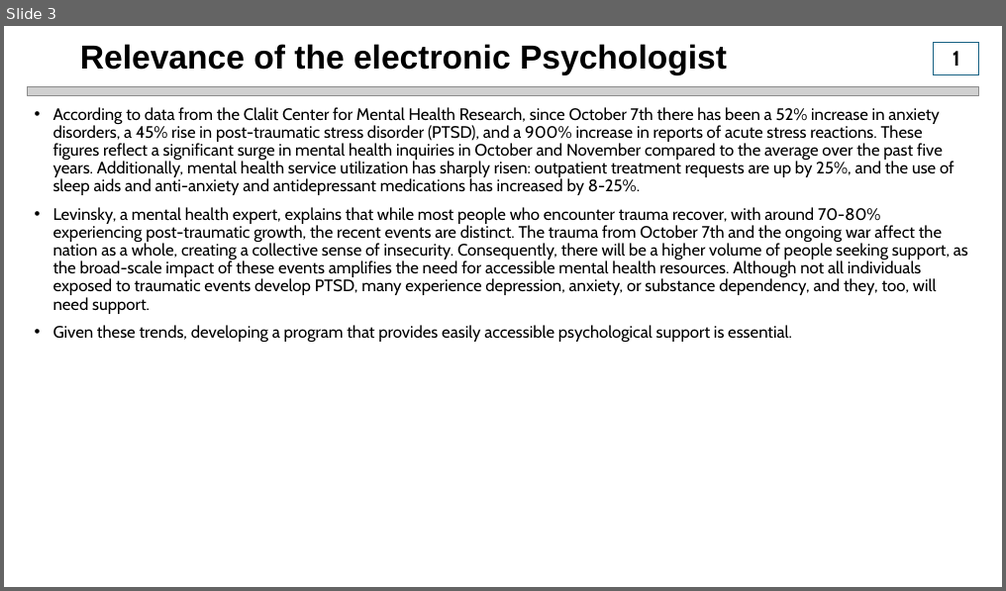
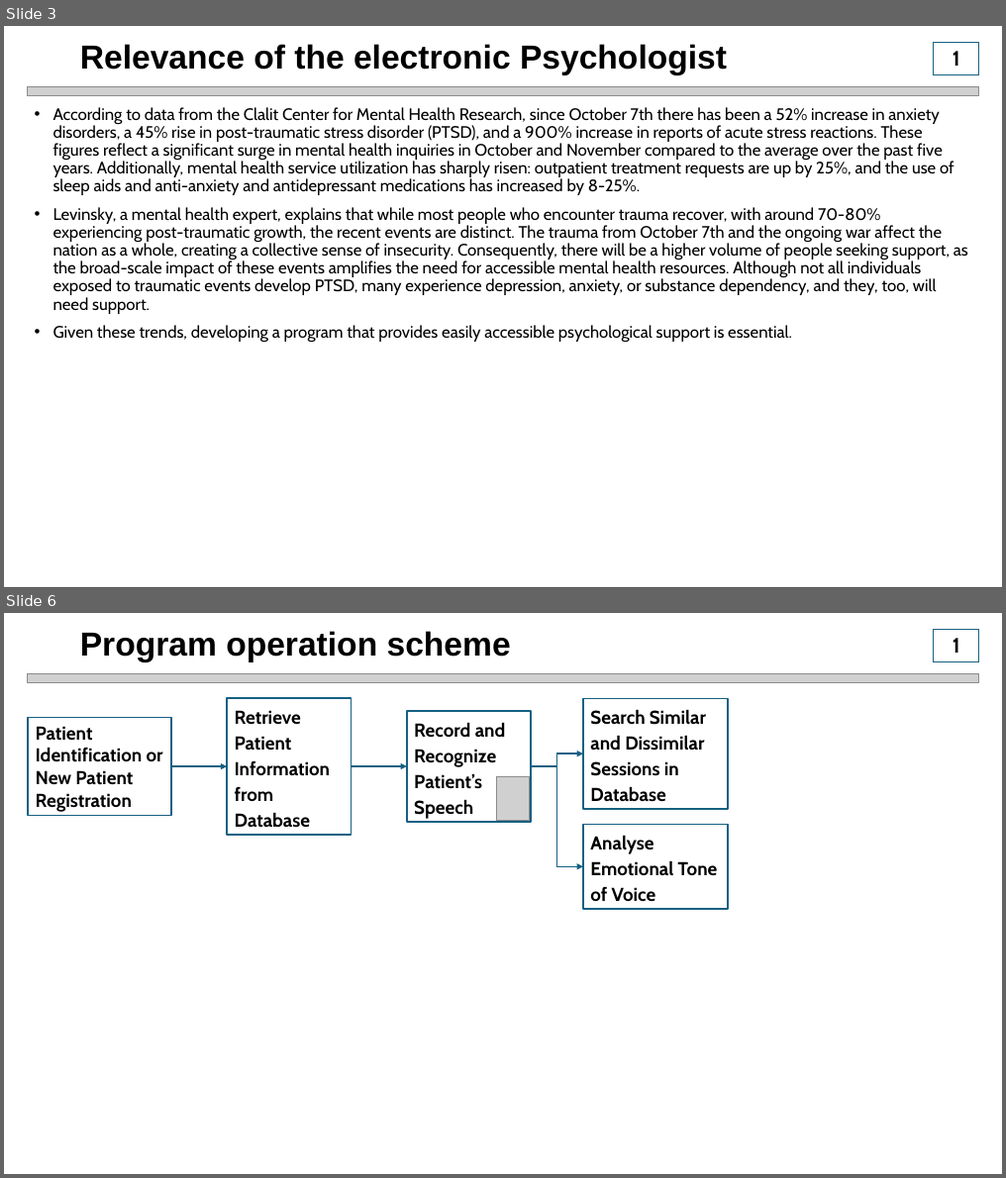
Before and after one commit to IlyaZutler/Project_4-Psychologist_IA, a slide deck: Presentation2.pptx. Shown one above the other, each under a label of ours: slide 3 before the commit, slides 3 and 6 after it; the slides between them are not shown. The pictures are 1006x591 and 1006x1178 pixels, drawn with LibreOffice and Linux fonts; fonts in the diff are those of the drawing; grey boxes stand for pictures. Boxes give left, top, right and bottom in pixels: in the first picture for what was removed or moved away, otherwise in the second. Text is boxed around its words. In the diff, an @@ line names an element or a change of style, - is before the commit and + after.

```diff
--- a/Presentation2.pptx
+++ b/Presentation2.pptx
@@ slide 6 added at (4,613,1002,1174), background #FFFFFF @@
@@ title added at (80,631,511,663), 32 pt, text #000000, bold @@
+Program operation scheme
@@ rectangle added at (934,629,979,662), outline #156082 0.75 pt, 20 pt, text #000000, bold @@
+1
@@ picture added at (27,673,979,683) @@
@@ rectangle added at (227,698,351,836), outline #156082 1.5 pt, 18 pt, text #000000, bold @@
+Retrieve Patient Information from Database
@@ rectangle added at (583,698,729,809), outline #156082 1.5 pt, 18 pt, text #000000, bold @@
+Search Similar and Dissimilar Sessions in Database
@@ rectangle added at (28,717,171,815), outline #156082 1.5 pt, 18 pt, text #000000, bold @@
+Patient Identification or New Patient Registration
@@ rectangle added at (407,711,531,822), outline #156082 1.5 pt, 18 pt, text #000000, bold @@
+Record and Recognize Patient’s Speech
@@ elbow arrow added from (531, 766) to (583, 754), #156082 1.5 pt @@
@@ elbow arrow added from (171, 766) to (227, 766), #156082 1.5 pt @@
@@ elbow arrow added from (351, 766) to (407, 766), #156082 1.5 pt @@
@@ picture added at (497,777,529,821) @@
@@ elbow arrow added from (531, 766) to (583, 866), #156082 1.5 pt @@
@@ rectangle added at (583,825,729,909), outline #156082 1.5 pt, 18 pt, text #000000, bold @@
+Analyse Emotional Tone of Voice
```
Also in this commit, not shown: 4 slides changed, 5 other slides added, 1 other file.
